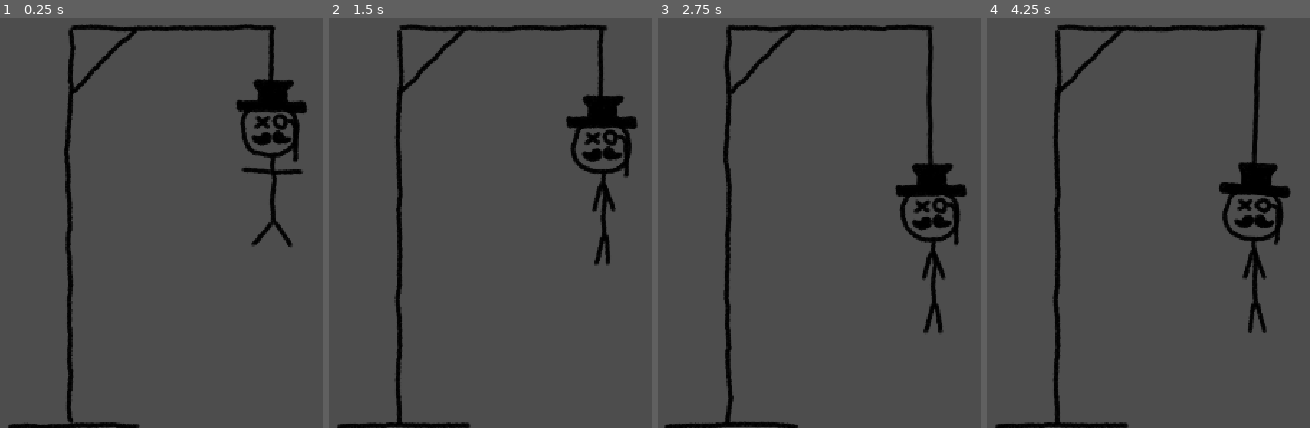
Above: before the commit, frames 1-4 (left to right).
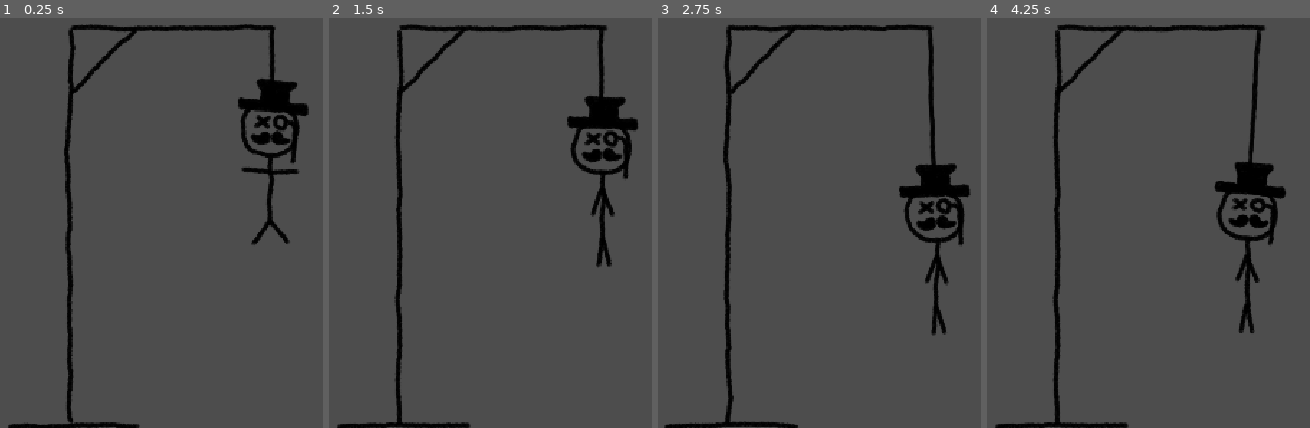
Above: after the commit, the same moments.

Repository: Tchetchouille/Anarchisme-Ludique
Game: Godot game, scene res://hang_scenes/testing_grounds.tscn
Same seed, same stepped clock (60 frames per second), same inputs: the game is played once before the commit and once after it. This scene is started directly instead of the project's main scene.
Inputs:
- Up to frame 1 (0.25 s): no input
- Up to frame 2 (1.5 s): tap Enter (ui_accept) at 0.5, 0.77 s
- Up to frame 3 (2.75 s): tap Enter (ui_accept) at 1.52 s
- Up to frame 4 (4.25 s): tap Enter (ui_accept) at 3.02, 3.77 s

The runs differ from the first frame. In frame 1, 1.1% of the frame differs, in the area x 73-96%, y 7-56%; in frame 2, 0.9%; in frame 3, 2.5%; in frame 4, 2.9%, in the area x 70-95%, y 5-77%.

Commit message:
Polish pendaison

Diff:
--- a/le_proprietaire/hang_scenes/hangperson.gd
+++ b/le_proprietaire/hang_scenes/hangperson.gd
@@ -3,11 +3,12 @@
 var current_step : int = 0
 # Will hold the number of steps for drawing the scaffold
 var scaffold_threshold : int
-
+var rng = RandomNumberGenerator.new()
 
 # Called when the node enters the scene tree for the first time.
 func _ready() -> void:
 	scaffold_threshold = $Scaffold.get_child_count()
+	pends_ton_proprietaire()
 
 # Called every frame. 'delta' is the elapsed time since the previous frame.
 func _process(_delta: float) -> void:
@@ -27,3 +28,7 @@
 
 func activate_bodypart(i):
 	pass
+
+func pends_ton_proprietaire():
+	var random_impulse = rng.randi_range(-400.0, 400.0)
+	$Body/Body.apply_impulse(Vector2(random_impulse, 0))
--- a/le_proprietaire/hang_scenes/hangperson.tscn
+++ b/le_proprietaire/hang_scenes/hangperson.tscn
@@ -306,13 +306,13 @@
 shape = SubResource("RectangleShape2D_xxhvd")
 
 [node name="BodyToLeftArm" type="PinJoint2D" parent="Body" unique_id=210438780]
-position = Vector2(169, -128)
+position = Vector2(175, -125)
 node_a = NodePath("../Body")
 node_b = NodePath("../LeftArm")
 disable_collision = false
 
 [node name="LeftArm" type="RigidBody2D" parent="Body" unique_id=1671086527]
-position = Vector2(171, -125)
+position = Vector2(174, -125)
 mass = 0.5
 
 [node name="Sprite2D" type="AnimatedSprite2D" parent="Body/LeftArm" unique_id=376860614]
@@ -328,13 +328,13 @@
 shape = SubResource("CircleShape2D_00xjj")
 
 [node name="BodyToRightArm" type="PinJoint2D" parent="Body" unique_id=669454550]
-position = Vector2(181, -128)
+position = Vector2(175, -125)
 node_a = NodePath("../Body")
 node_b = NodePath("../RightArm")
 disable_collision = false
 
 [node name="RightArm" type="RigidBody2D" parent="Body" unique_id=264264367]
-position = Vector2(179, -125)
+position = Vector2(177, -125)
 mass = 0.5
 
 [node name="Sprite2D" type="AnimatedSprite2D" parent="Body/RightArm" unique_id=1599959060]
@@ -350,12 +350,12 @@
 shape = SubResource("CircleShape2D_00xjj")
 
 [node name="BodyToLeftLeg" type="PinJoint2D" parent="Body" unique_id=394652067]
-position = Vector2(165, -54)
+position = Vector2(175, -54)
 node_a = NodePath("../Body")
 node_b = NodePath("../LeftLeg")
 
 [node name="LeftLeg" type="RigidBody2D" parent="Body" unique_id=1491960658]
-position = Vector2(155, -29)
+position = Vector2(157, -32)
 
 [node name="Sprite2D" type="AnimatedSprite2D" parent="Body/LeftLeg" unique_id=1845252040]
 position = Vector2(7, -6.9999957)
@@ -370,12 +370,12 @@
 shape = SubResource("CircleShape2D_02yu5")
 
 [node name="BodyToRightLeg" type="PinJoint2D" parent="Body" unique_id=69041945]
-position = Vector2(186, -54)
+position = Vector2(175, -54)
 node_a = NodePath("../Body")
 node_b = NodePath("../RightLeg")
 
 [node name="RightLeg" type="RigidBody2D" parent="Body" unique_id=1279871892]
-position = Vector2(196, -28)
+position = Vector2(193, -30)
 mass = 0.5
 
 [node name="Sprite2D2" type="AnimatedSprite2D" parent="Body/RightLeg" unique_id=1180786476]
